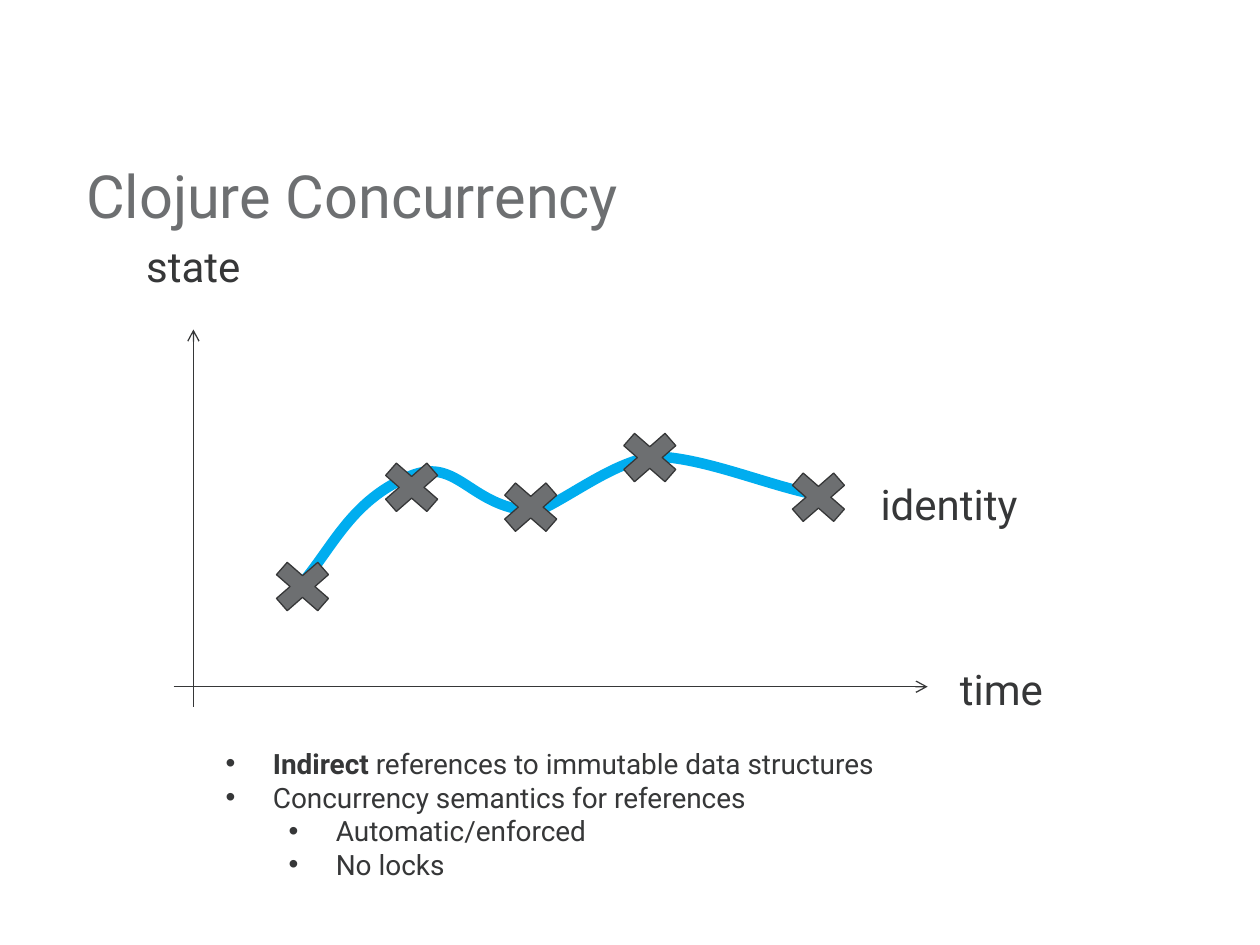
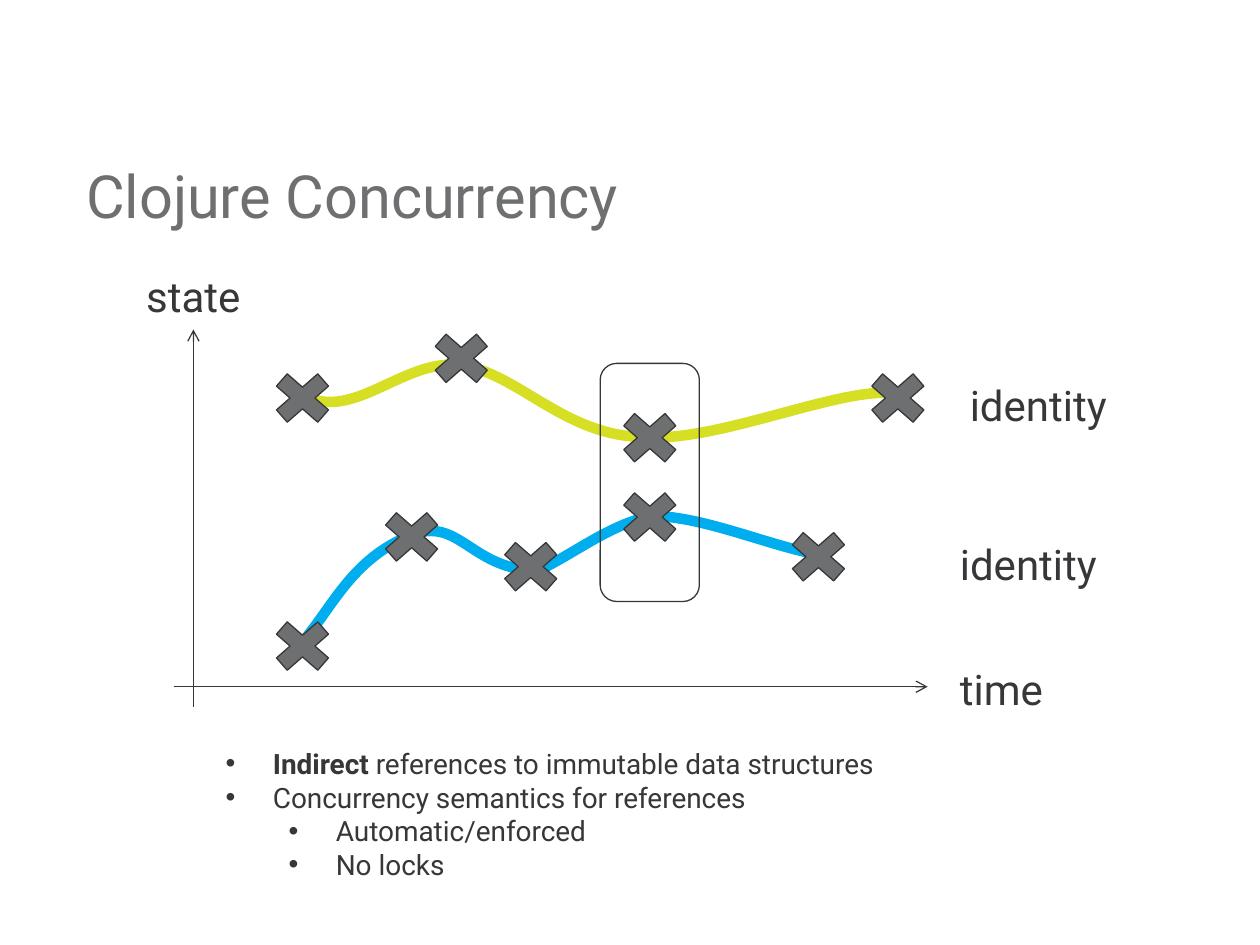
Before and after one commit to mjul/top-10-clojure-ndc-2011, a slide deck: slide 18 of Top Things to Learn From Clojure.pptx (slide 17 before the commit). Drawn at 1260x945 pixels with LibreOffice and Linux fonts; fonts in the diff are those of the drawing; background and template pictures are left out. Boxes give left, top, right and bottom in pixels: in the first picture for what was removed or moved away, otherwise in the second. Text is boxed around its words. In the diff, an @@ line names an element or a change of style, - is before the commit and + after.

```diff
--- a/Top Things to Learn From Clojure.pptx
+++ b/Top Things to Learn From Clojure.pptx
@@ text "state": place and size @@
-text "state" at bbox=[146, 254, 240, 283]
+text "state" at bbox=[146, 284, 240, 313]
@@ cross added at bbox=[422, 324, 501, 393], fill #6D6F71, outline #363738 0.75 pt @@
@@ cross added at bbox=[263, 363, 343, 432], fill #6D6F71, outline #363738 0.75 pt @@
@@ freeform shape added at bbox=[301, 364, 898, 437], outline #D6DF23 6 pt @@
@@ rounded rectangle added at bbox=[600, 363, 699, 601], outline #363738 0.75 pt @@
@@ cross added at bbox=[858, 363, 937, 432], fill #6D6F71, outline #363738 0.75 pt @@
@@ text added at bbox=[970, 389, 1107, 430], 24 pt, text #363738 @@
+identity
@@ cross added at bbox=[610, 403, 689, 472], fill #6D6F71, outline #363738 0.75 pt @@
@@ cross: place and size @@
-cross at bbox=[372, 452, 451, 522]
+cross at bbox=[372, 503, 451, 572]
@@ 4 crosses, 1 freeform shape: place and size @@
-4 crosses, 1 freeform shape at bbox=[263, 423, 858, 621]
+4 crosses, 1 freeform shape at bbox=[263, 483, 858, 680]
@@ text "identity": place and size @@
-text "identity" at bbox=[881, 488, 1018, 529]
+text "identity" at bbox=[960, 548, 1097, 589]
```
Also in this commit, not shown: 7 other slides changed, 1 slide added, 1 slide removed.
